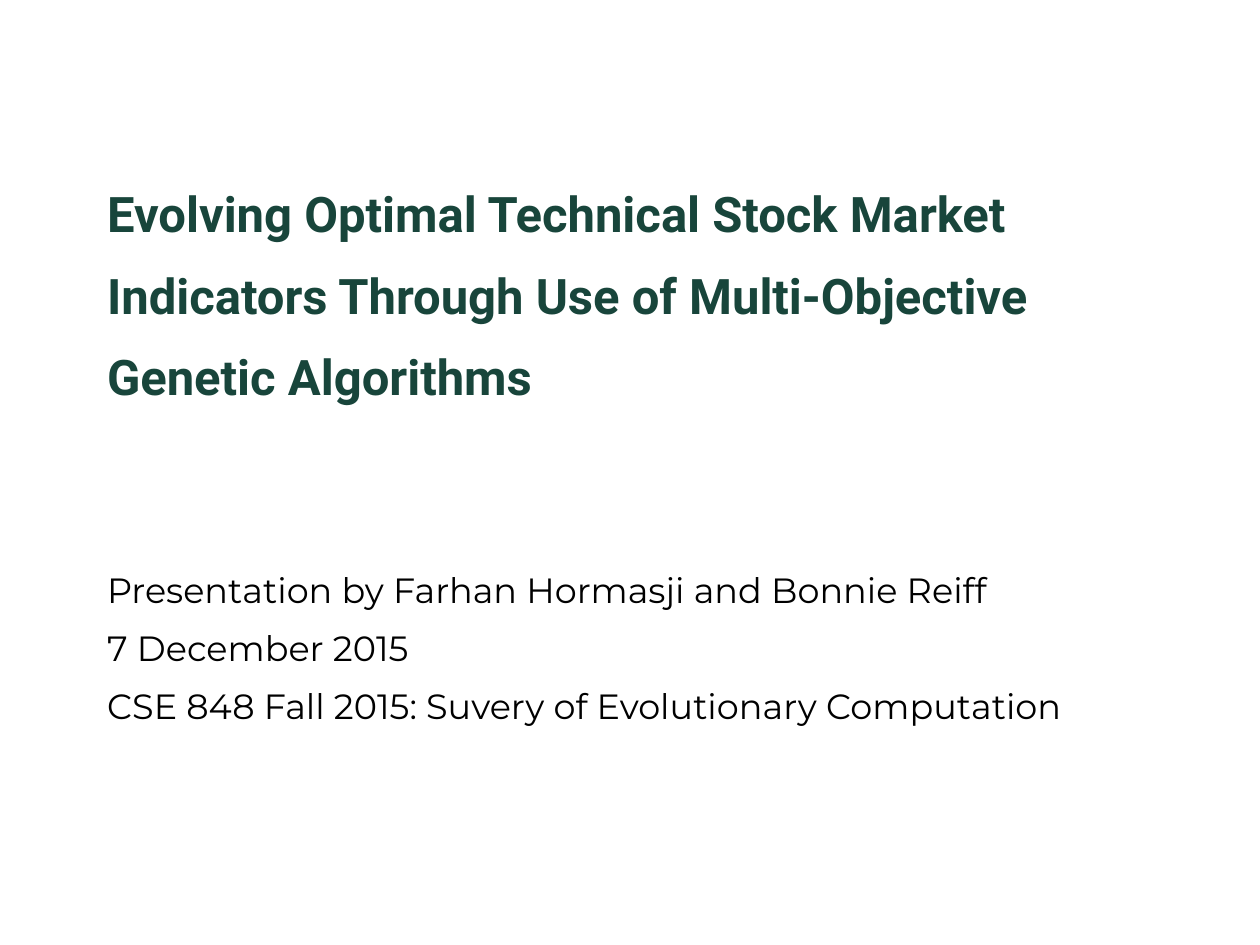
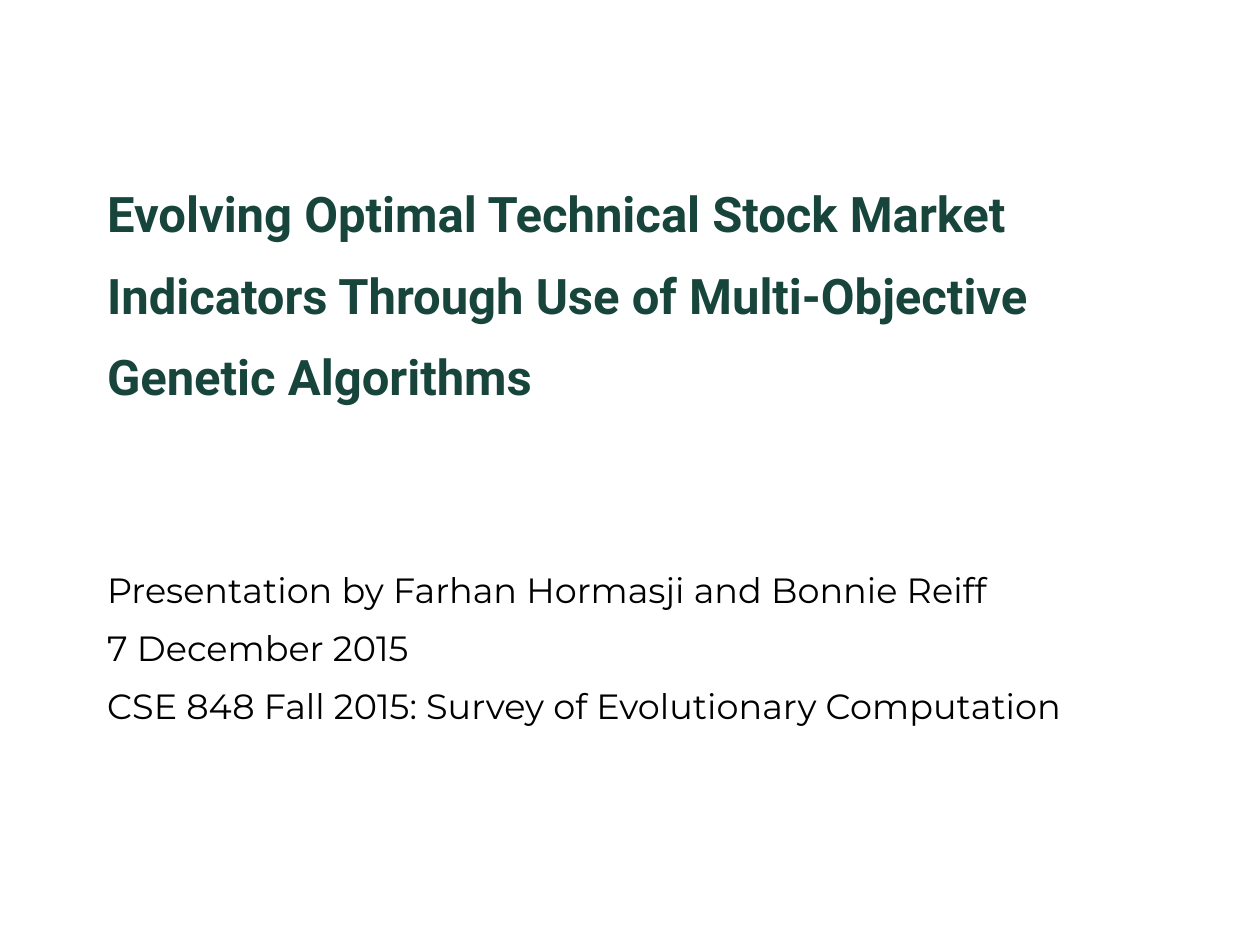
Before and after one commit to fhh23/Evolving-Stock-Market-Indicators-Using-Multi-Objective-Genetic-Algorithms, a slide deck: slide 1 of CSE848_Hormasji_Reiff_ProjectPresentation.pptx. Drawn at 1260x945 pixels with LibreOffice and Linux fonts; fonts in the diff are those of the drawing; background and template pictures are left out. Boxes give left, top, right and bottom in pixels: in the first picture for what was removed or moved away, otherwise in the second. Text is boxed around its words. In the diff, an @@ line names an element or a change of style, - is before the commit and + after.

```diff
--- a/CSE848_Hormasji_Reiff_ProjectPresentation.pptx
+++ b/CSE848_Hormasji_Reiff_ProjectPresentation.pptx
@@ subtitle at (107,635,1061,726): text changed @@
-7 December 2015
-CSE 848 Fall 2015: Suvery of Evolutionary Computation
+7 December 2015
+CSE 848 Fall 2015: Survey of Evolutionary Computation
```
Also in this commit, not shown: 6 other slides changed.
